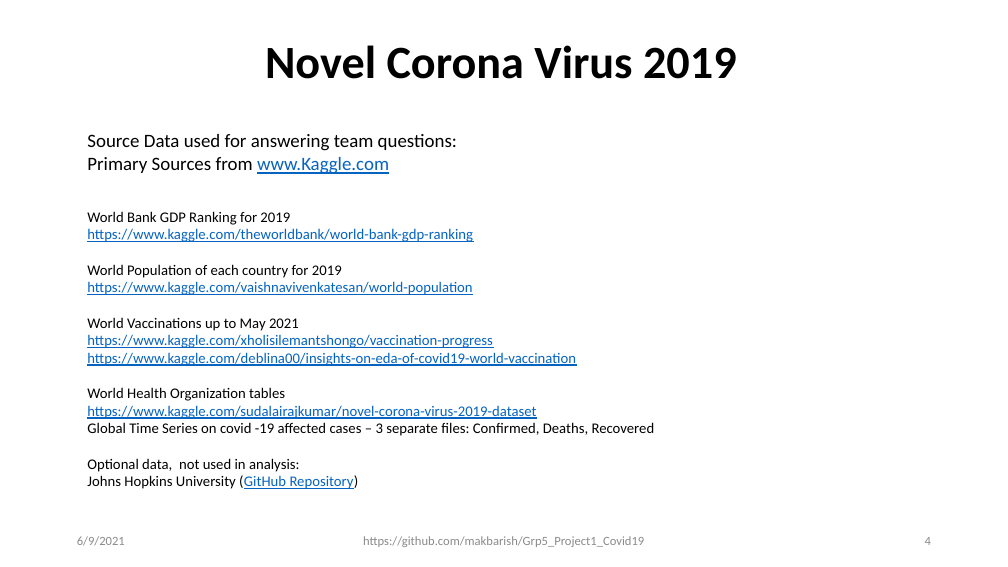
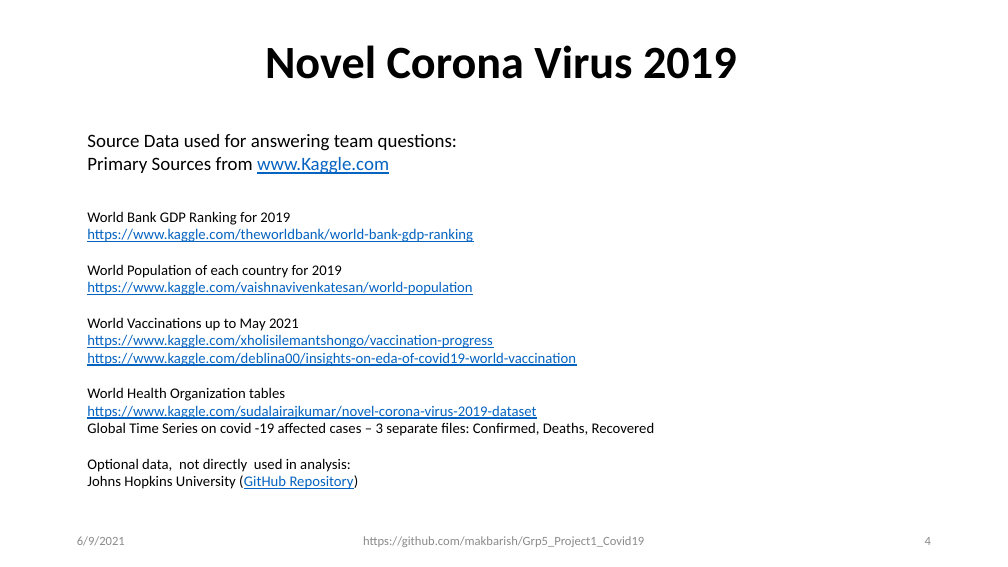
Before and after one commit to makbarish/Grp5_Project1_Covid19, a slide deck: slide 4 of Clay/Novel_Corona_Virus_2019_v3.pptx. Drawn at 1008x567 pixels with LibreOffice and Linux fonts; fonts in the diff are those of the drawing. Boxes give left, top, right and bottom in pixels: in the first picture for what was removed or moved away, otherwise in the second. Text is boxed around its words. In the diff, an @@ line names an element or a change of style, - is before the commit and + after.

```diff
--- a/Clay/Novel_Corona_Virus_2019_v3.pptx
+++ b/Clay/Novel_Corona_Virus_2019_v3.pptx
@@ text at <box>87,458,351,472</box>: text changed @@
-Optional data, not used in analysis:
+Optional data, not directly used in analysis:
```
Also in this commit, not shown: 3 other slides changed, 1 other file.
